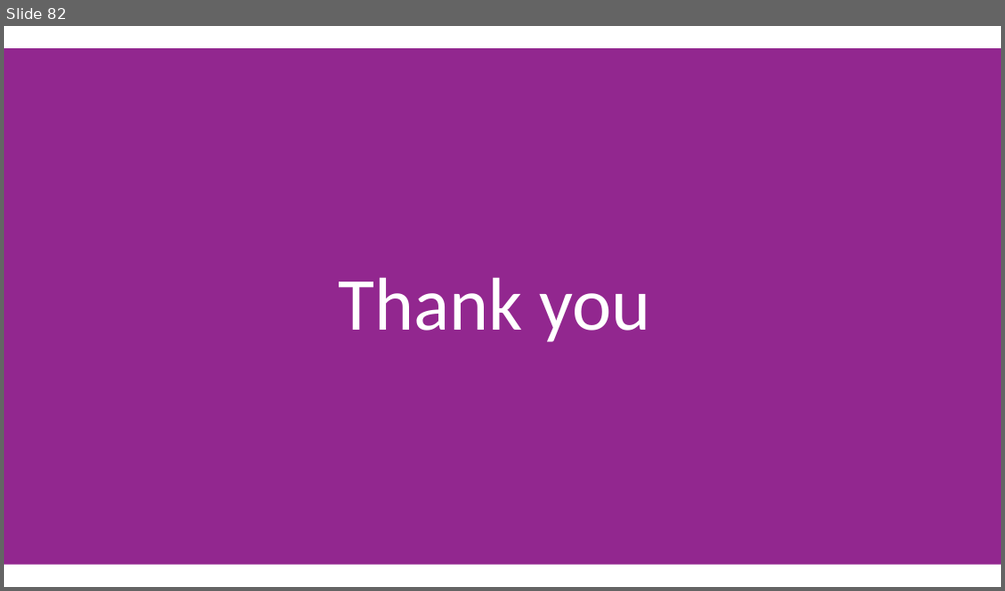
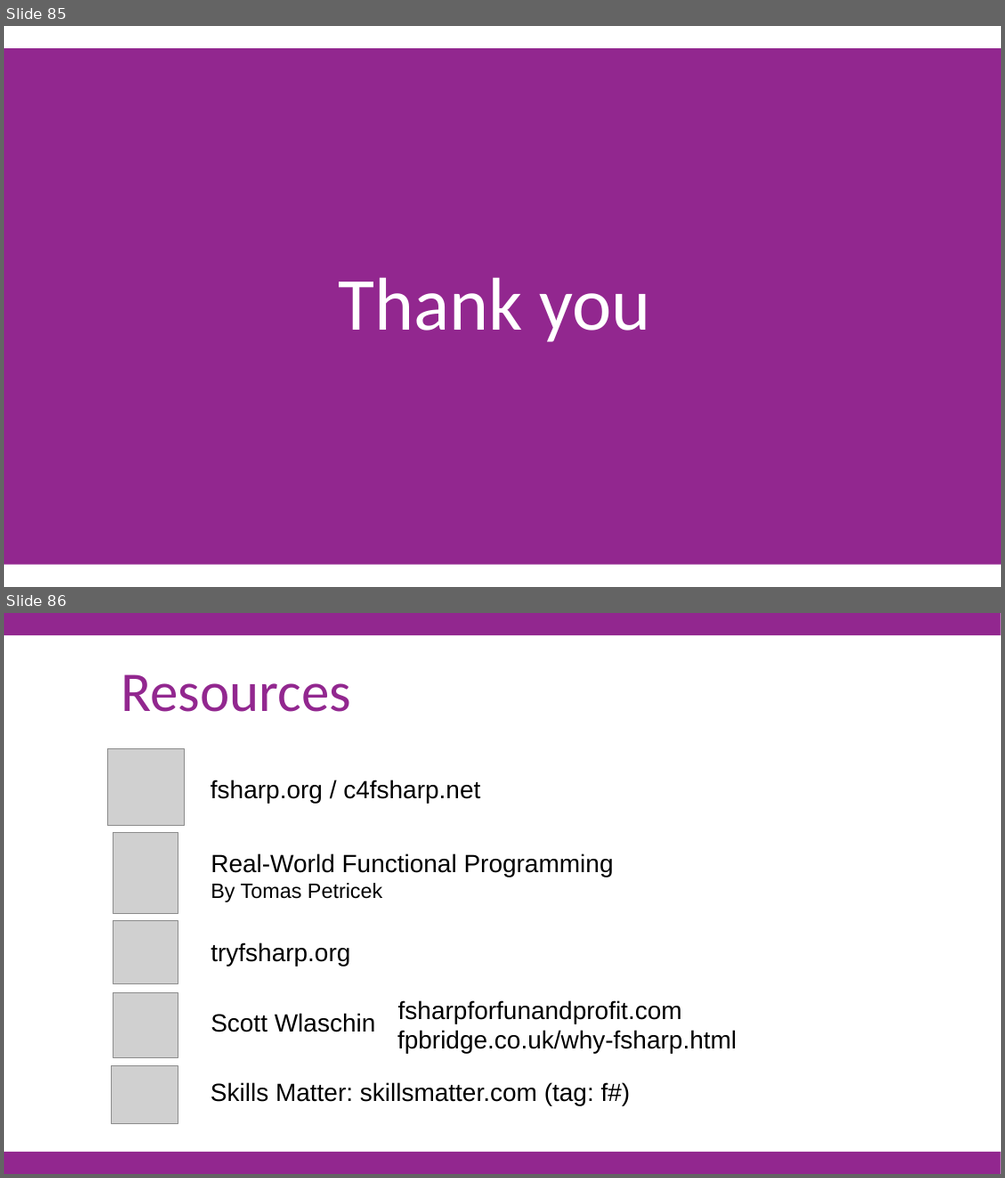
Before and after one commit to jorgef/fsharpworkshop, a slide deck: FSharpWorkshop_Slides.pptx. Shown one above the other, each under a label of ours: slide 82 before the commit, slides 85 and 86 after it. The pictures are 1005x591 and 1005x1178 pixels, drawn with LibreOffice and Linux fonts; fonts in the diff are those of the drawing; grey boxes stand for pictures. Boxes give left, top, right and bottom in pixels: in the first picture for what was removed or moved away, otherwise in the second. Text is boxed around its words. In the diff, an @@ line names an element or a change of style, - is before the commit and + after.

```diff
--- a/FSharpWorkshop_Slides.pptx
+++ b/FSharpWorkshop_Slides.pptx
@@ slide 86 added at bbox=[4, 613, 1001, 1174], background #FFFFFF @@
@@ rectangle added at bbox=[4, 613, 1001, 635], fill #92278F @@
@@ text added at bbox=[121, 674, 351, 712], 54 pt, text #92278F @@
+Resources
@@ picture added at bbox=[107, 749, 184, 826] @@
@@ text added at bbox=[210, 779, 480, 803], 24 pt, text #000000 @@
+fsharp.org / c4fsharp.net
@@ picture added at bbox=[113, 832, 178, 913] @@
@@ text added at bbox=[210, 853, 614, 902], 24 pt, text #000000 @@
+Real-World Functional Programming
+By Tomas Petricek
@@ picture added at bbox=[113, 920, 178, 984] @@
@@ text added at bbox=[210, 942, 350, 965], 24 pt, text #000000 @@
+tryfsharp.org
@@ picture added at bbox=[113, 993, 178, 1058] @@
@@ text added at bbox=[210, 1013, 376, 1032], 24 pt, text #000000 @@
+Scott Wlaschin
@@ text added at bbox=[398, 1000, 682, 1023], 24 pt, text #000000 @@
+fsharpforfunandprofit.com
@@ text added at bbox=[397, 1030, 736, 1053], 24 pt, text #000000 @@
+fpbridge.co.uk/why-fsharp.html
@@ picture added at bbox=[111, 1066, 178, 1123] @@
@@ text added at bbox=[210, 1082, 631, 1105], 24 pt, text #000000 @@
+Skills Matter: skillsmatter.com (tag: f#)
@@ rectangle added at bbox=[4, 1151, 1001, 1174], fill #92278F @@
@@ what was slide 82 is now slide 85 @@
```
Also in this commit, not shown: 9 slides changed, 3 other slides added, 1 other file.
